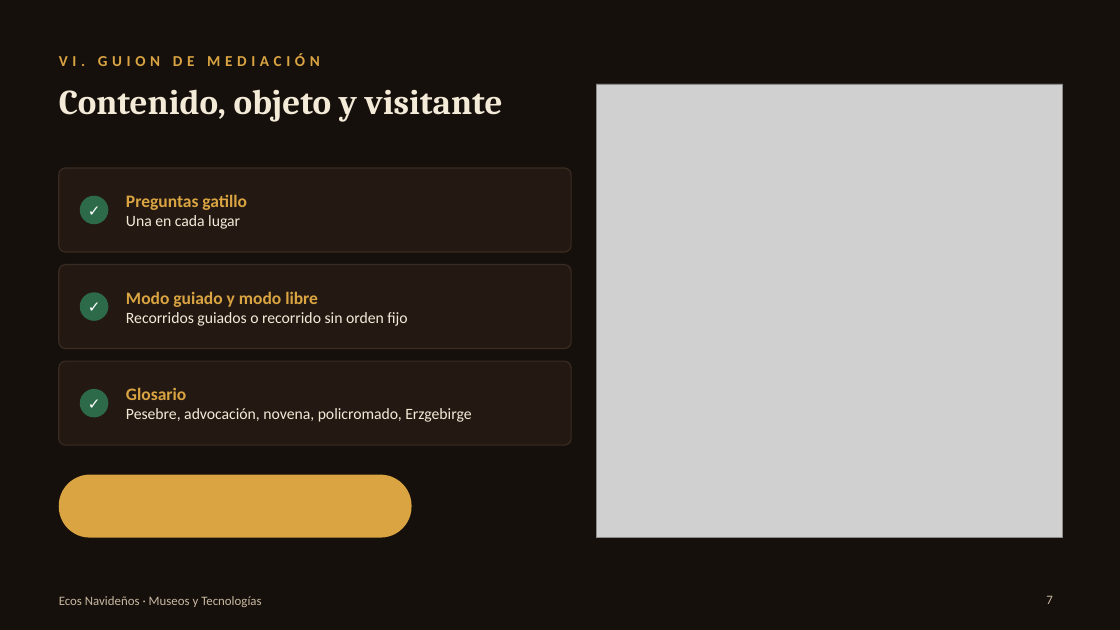
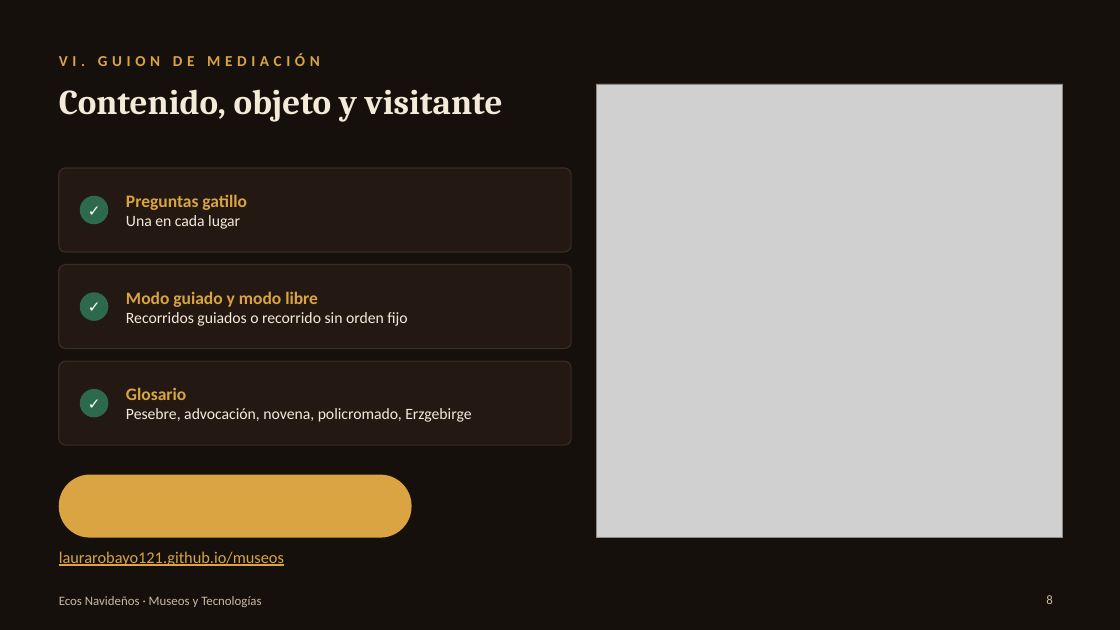
Before and after one commit to laurarobayo121/museos, a slide deck: slide 8 of Presentacion_Ecos_Navidenos.pptx (slide 7 before the commit). Drawn at 1120x630 pixels with LibreOffice and Linux fonts; fonts in the diff are those of the drawing; grey boxes stand for pictures. Boxes give left, top, right and bottom in pixels: in the first picture for what was removed or moved away, otherwise in the second. Text is boxed around its words. In the diff, an @@ line names an element or a change of style, - is before the commit and + after.

```diff
--- a/Presentacion_Ecos_Navidenos.pptx
+++ b/Presentacion_Ecos_Navidenos.pptx
@@ text added at bbox=[59, 551, 284, 566], 14 pt, text #D9A441, underline @@
+laurarobayo121.github.io/museos
@@ page number at bbox=[1046, 595, 1052, 604]: text changed @@
-7
+8
```
Also in this commit, not shown: 2 other slides changed, 1 slide added.
